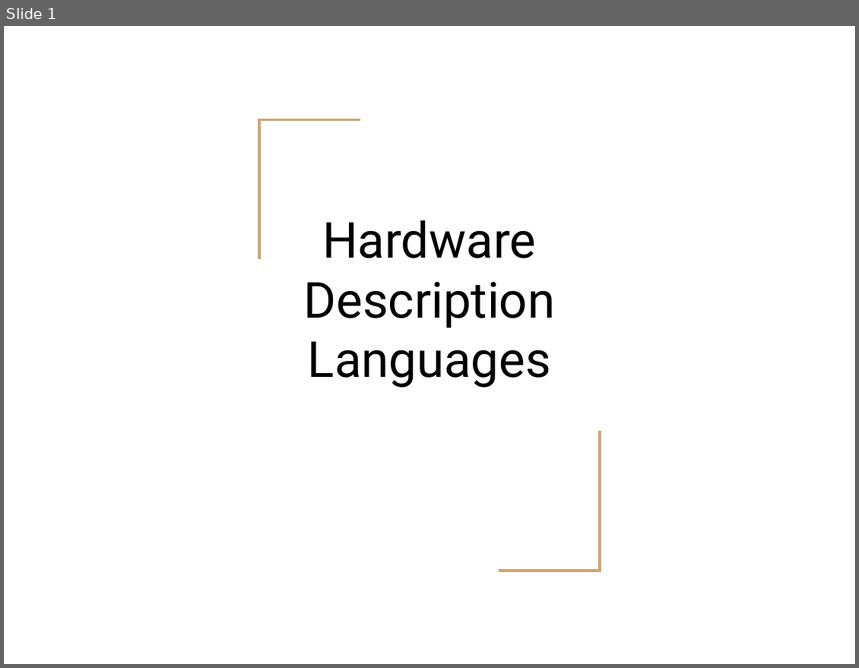
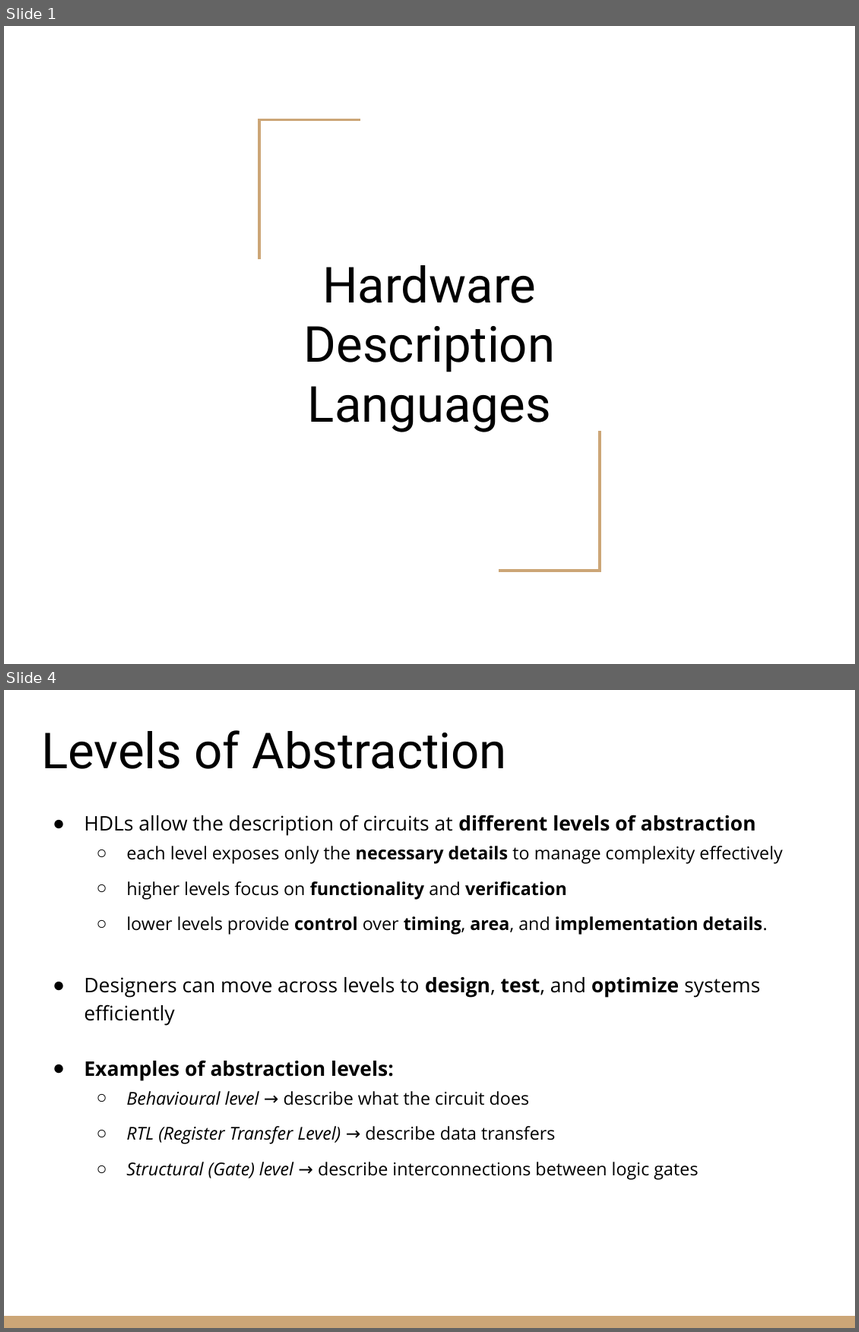
Before and after one commit to riccardoberta/esd, a slide deck: 07 - Hardware Description Languages/slides.pptx. Shown one above the other, each under a label of ours: slide 1 before the commit, slides 1 and 4 after it; the slides between them are not shown. The pictures are 859x668 and 859x1332 pixels, drawn with LibreOffice and Linux fonts; fonts in the diff are those of the drawing. Boxes give left, top, right and bottom in pixels: in the first picture for what was removed or moved away, otherwise in the second. Text is boxed around its words. In the diff, an @@ line names an element or a change of style, - is before the commit and + after.

```diff
--- a/07 - Hardware Description Languages/slides.pptx
+++ b/07 - Hardware Description Languages/slides.pptx
@@ slide 4 added at [4,690,855,1328], background #FFFFFF @@
@@ title added at [41,730,507,769], 42 pt, text #000000 @@
+Levels of Abstraction
@@ text added at [84,815,783,1180], 15 pt, text #000000 @@
+● HDLs allow the description of circuits at different levels of abstraction
+  ○ each level exposes only the necessary details to manage complexity effectively
+  ○ higher levels focus on functionality and verification
+  ○ lower levels provide control over timing, area, and implementation details.
+● Designers can move across levels to design, test, and optimize systems efficiently
+● Examples of abstraction levels:
+  ○ Behavioural level → describe what the circuit does
+  ○ RTL (Register Transfer Level) → describe data transfers
+  ○ Structural (Gate) level → describe interconnections between logic gates
@@ rectangle added at [4,1316,855,1328], fill #CCA677 @@
@@ slide 1 changed as well @@
@@ title "Hardware Description Languages": place and size @@
-title "Hardware Description Languages" at [304,221,556,388]
+title "Hardware Description Languages" at [304,265,556,433]
```
Also in this commit, not shown: 42 other slides added, 2 slides removed, 3 other files.
